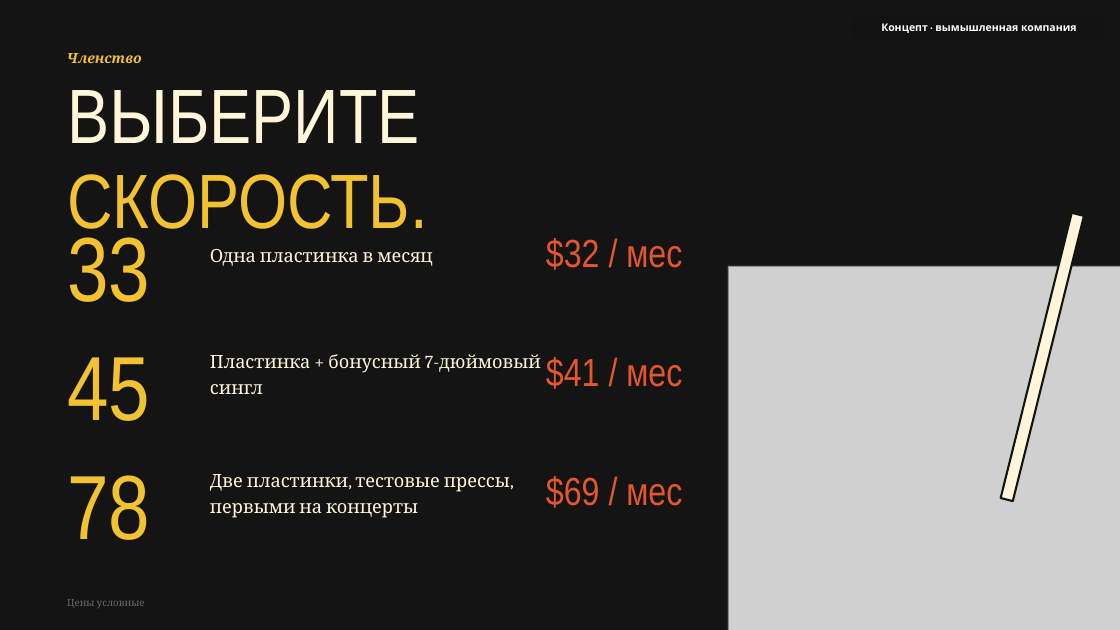
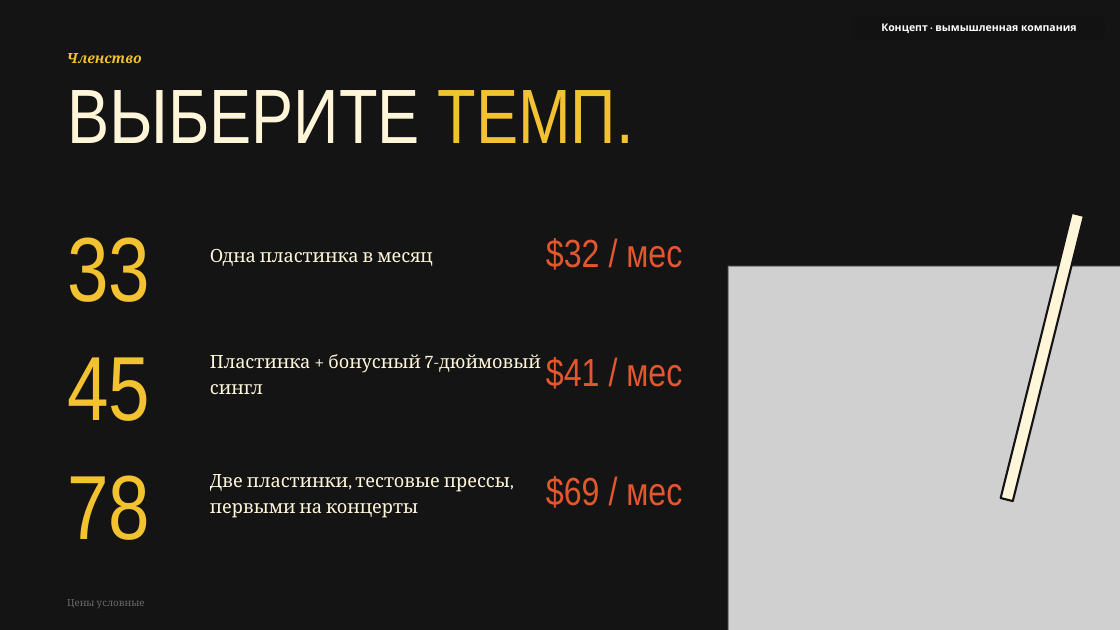
Before and after one commit to nikitakustov123/education-decks, a slide deck: slide 5 of ru/pptx/03-low-tide-records.pptx. Drawn at 1120x630 pixels with LibreOffice and Linux fonts; fonts in the diff are those of the drawing; grey boxes stand for pictures. Boxes give left, top, right and bottom in pixels: in the first picture for what was removed or moved away, otherwise in the second. Text is boxed around its words. In the diff, an @@ line names an element or a change of style, - is before the commit and + after.

```diff
--- a/ru/pptx/03-low-tide-records.pptx
+++ b/ru/pptx/03-low-tide-records.pptx
@@ text at (67,90,634,143): text changed; text colour #F2C230 to #FFF6DA @@
-ВЫБЕРИТЕ СКОРОСТЬ.
+ВЫБЕРИТЕ ТЕМП.
```
Also in this commit, not shown: 5 other slides changed, 9 other files.
